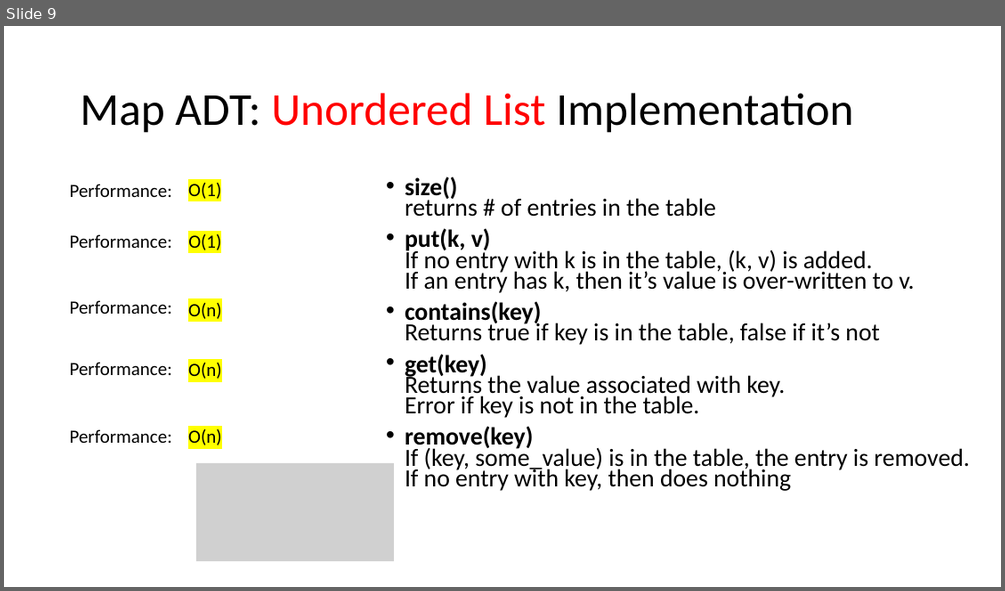
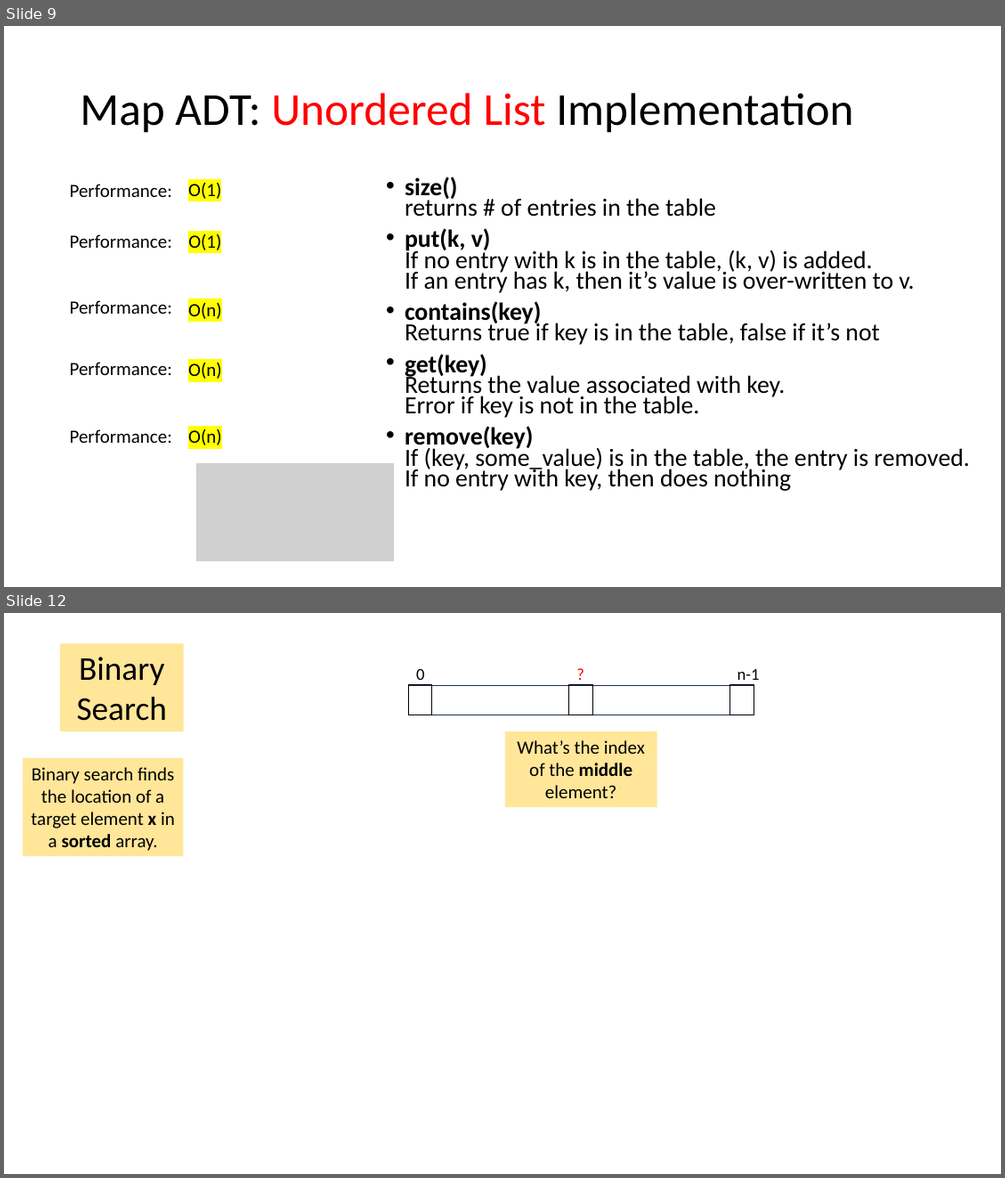
Before and after one commit to tjd1234/cmpt225fall2023, a slide deck: lecture_notes/week8/week8_maps_and_hashing.pptx. Shown one above the other, each under a label of ours: slide 9 before the commit, slides 9 and 12 after it; the slides between them are not shown. The pictures are 1005x591 and 1005x1178 pixels, drawn with LibreOffice and Linux fonts; fonts in the diff are those of the drawing; grey boxes stand for pictures. Boxes give left, top, right and bottom in pixels: in the first picture for what was removed or moved away, otherwise in the second. Text is boxed around its words. In the diff, an @@ line names an element or a change of style, - is before the commit and + after.

```diff
--- a/lecture_notes/week8/week8_maps_and_hashing.pptx
+++ b/lecture_notes/week8/week8_maps_and_hashing.pptx
@@ slide 12 added at bbox=[4, 613, 1001, 1174], background #FFFFFF @@
@@ rectangle added at bbox=[60, 643, 184, 732], fill #FFE699, 32 pt, text #000000 @@
+Binary Search
@@ text added at bbox=[569, 660, 593, 688], 16 pt, text #FF0000 @@
+?
@@ rectangle added at bbox=[409, 685, 754, 714], outline #1E3256 0.25 pt @@
@@ rectangle added at bbox=[409, 685, 432, 714], outline #000000 0.75 pt @@
@@ text added at bbox=[416, 669, 424, 685], 16 pt, text #000000 @@
+0
@@ rectangle added at bbox=[569, 685, 593, 714], outline #000000 0.75 pt @@
@@ rectangle added at bbox=[730, 685, 754, 714], outline #000000 0.75 pt @@
@@ text added at bbox=[737, 669, 760, 685], 16 pt, text #000000 @@
+n-1
@@ rectangle added at bbox=[505, 732, 657, 807], fill #FFE699, 18 pt, text #000000 @@
+What’s the index of the middle element?
@@ rectangle added at bbox=[23, 758, 184, 856], fill #FFE699, 18 pt, text #000000 @@
+Binary search finds the location of a target element x in a sorted array.
```
Also in this commit, not shown: 9 slides changed, 18 other slides added.
